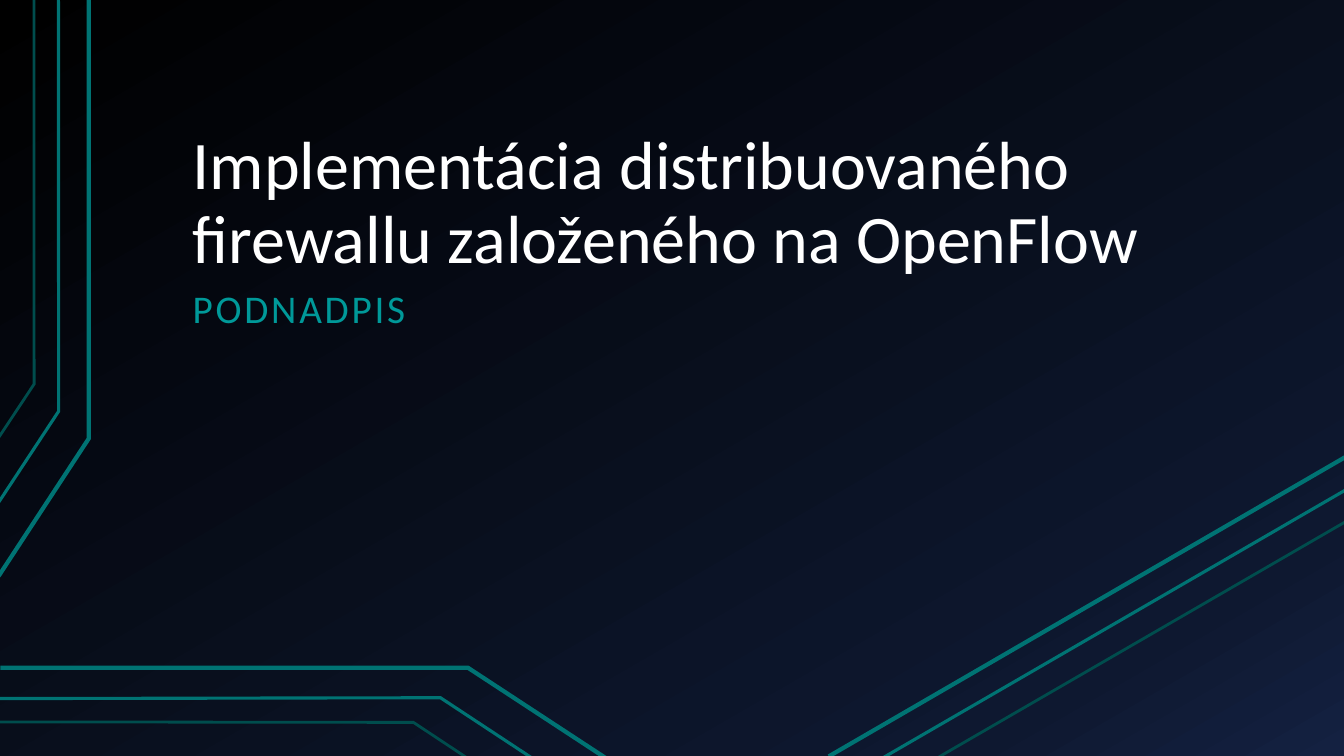
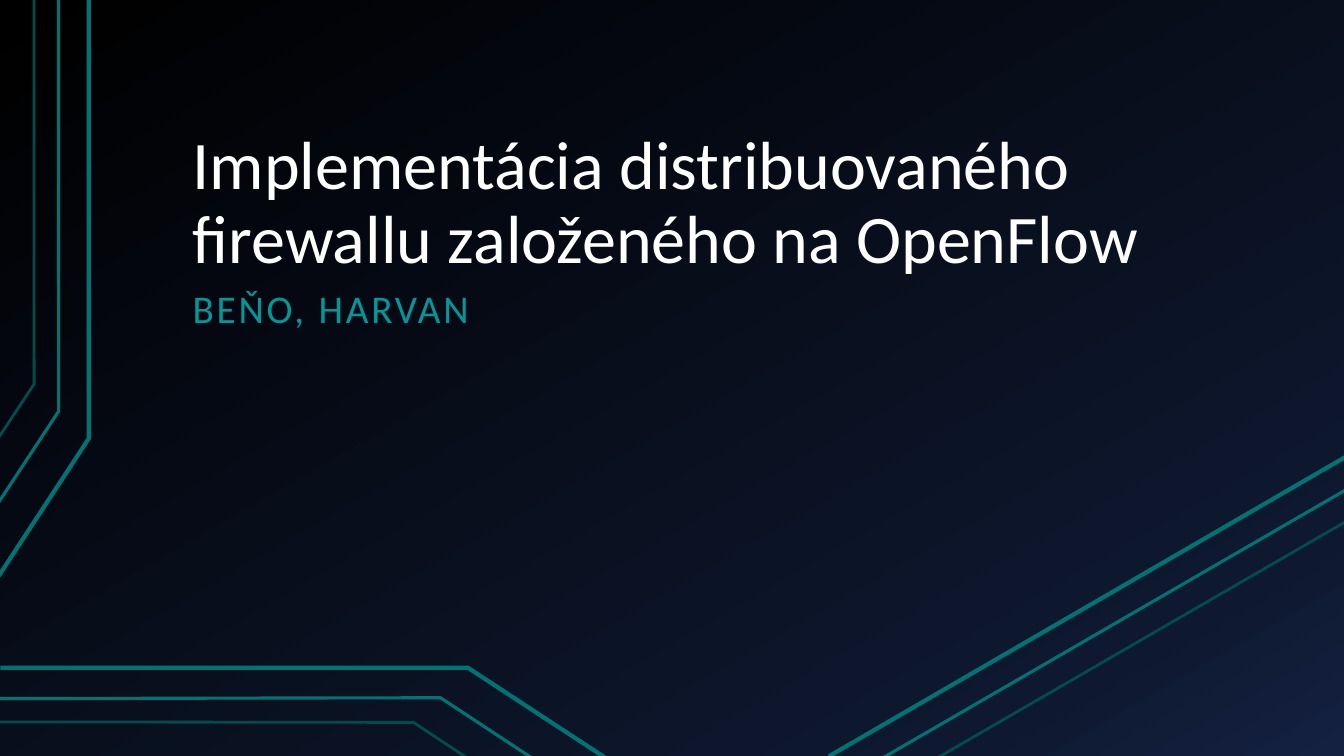
Before and after one commit to aks-2017/semestralne-zadania-semestralne-zadanie-xharvan-xbenod, a slide deck: slide 1 of docs/prezentacia/prezentacia.pptx. Drawn at 1344x756 pixels with LibreOffice and Linux fonts; fonts in the diff are those of the drawing. Boxes give left, top, right and bottom in pixels: in the first picture for what was removed or moved away, otherwise in the second. Text is boxed around its words. In the diff, an @@ line names an element or a change of style, - is before the commit and + after.

```diff
--- a/docs/prezentacia/prezentacia.pptx
+++ b/docs/prezentacia/prezentacia.pptx
@@ subtitle at box(193, 291, 469, 328): text changed @@
-PODNADPIS
+BEŇO, HARVAN
```
Also in this commit, not shown: 2 other slides changed, 1 other file.
